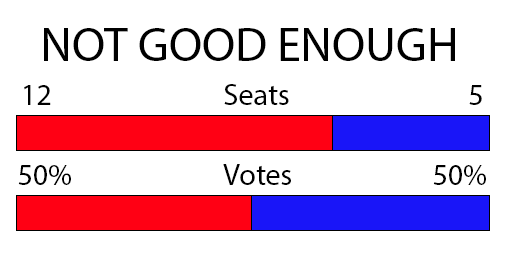
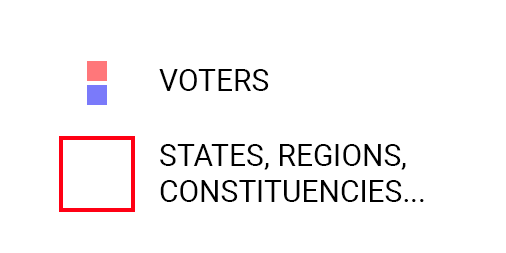
Two versions of the same layered image (506×253). Layer-by-layer changes:
hid group "Score" (7 layers) over box(16, 28, 490, 231)
added group "Info" with 4 layers above "Layer 2" over box(59, 61, 424, 212)
added layer "VOTERS" in group "Info" over box(159, 69, 269, 91)
added layer "Layer 5" in group "Info" over box(87, 61, 107, 105)
added layer "STATES, REGIONS, CONSTITUENCIES..." in group "Info" over box(160, 144, 424, 202)
added layer "Layer 4" in group "Info" over box(59, 140, 135, 208)
